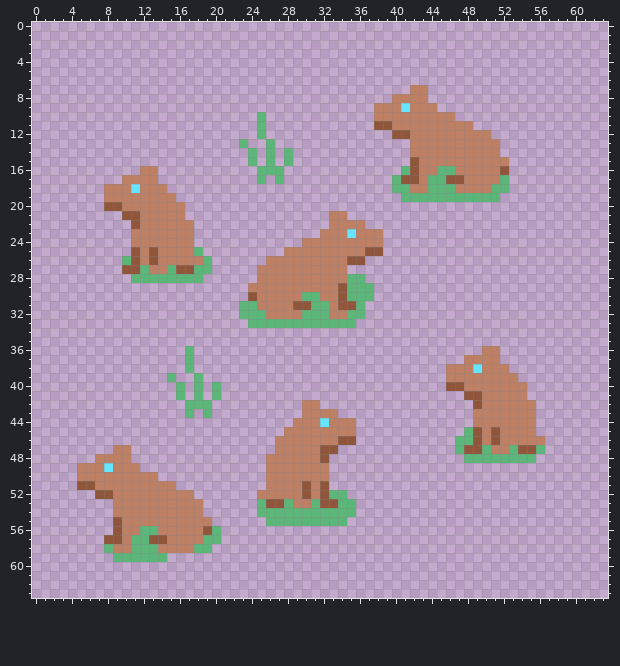
File history of a pixel-art sprite, sprites/pasture2.png. Above: the version before the commit.
The file is 256x256 pixels, drawn in blocks of 4x4; one block is one cell here.
After the commit:
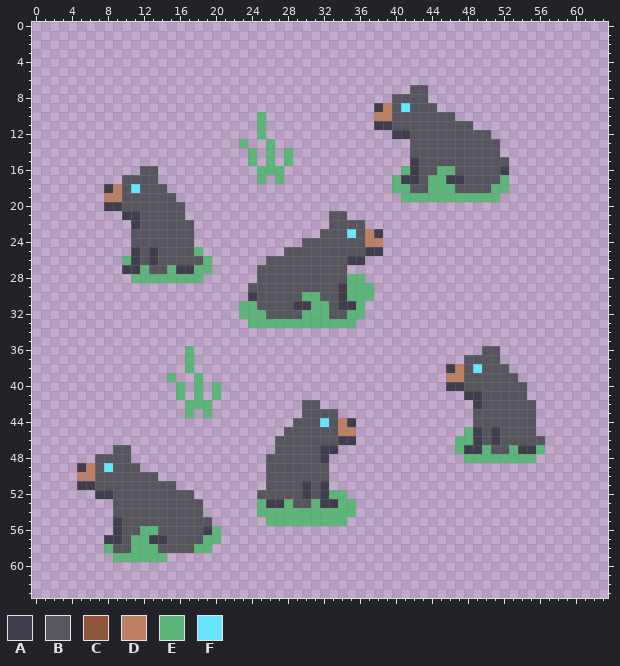
Palette (. is transparent): A #403e4d  B #57555d  C #8f563b  D #bd8064  E #5cb679  F #67e5ff
Changes in this commit:
Changed rows in their new state; - is an unchanged pixel.
first column x 8:
 7 ----------------------------------BB---------
 8 --------------------------------BBBB---------
 9 ------------------------------A-B-BBB--------
10 --------------------------------BBBBBBB------
11 ------------------------------AABBBBBBBBB----
12 --------------------------------AABBBBBBBBB--
13 ----------------------------------BBBBBBBBBB-
14 ----------------------------------BBBBBBBBBB-
15 ----------------------------------ABBBBBBBBBB
16 ----BB----------------------------ABB--BBBBBA
17 --BBBB---------------------------AAB--AABBBB-
18 A-B-BBB---------------------------BB---BBBB--
19 --BBBBBB-------------------------------------
20 AABBBBBBB------------------------------------
21 --AABBBBB----------------BB------------------
22 ---ABBBBBB---------------BBBB----------------
23 ---BBBBBBB--------------BBB-B-A--------------
24 ---BBBBBBB------------BBBBBBB----------------
25 ---ABABBBB----------BBBBBBBBBAA--------------
26 ---ABABBBBB-------BBBBBBBBBAA----------------
27 --AA-BB-AA-------BBBBBBBBBB------------------
28 -----------------BBBBBBBBBB------------------
29 ----------------BBBBBBBBBBA------------------
30 ----------------ABBBBB--BBA------------------
31 -----------------BBBBAA--BAA-----------------
32 ------------------BBBB---BB------------------
first column x 5:
36 ---------------------------------------------BB-----
37 -------------------------------------------BBBB-----
38 -----------------------------------------A-B-BBB----
39 -------------------------------------------BBBBBB---
40 -----------------------------------------AABBBBBBB--
41 -------------------------------------------AABBBBB--
42 -------------------------BB-----------------ABBBBBB-
43 -------------------------BBBB---------------BBBBBBB-
44 ------------------------BBB-B-A-------------BBBBBBB-
45 -----------------------BBBBBB---------------ABABBBB-
46 ----------------------BBBBBBBAA-------------ABABBBBB
47 ----BB----------------BBBBBAA--------------AA-BB-AA-
48 --BBBB---------------BBBBBBA------------------------
49 A-B-BBB--------------BBBBBBB------------------------
50 --BBBBBBB------------BBBBBBB------------------------
51 AABBBBBBBBB----------BBBBABA------------------------
52 --AABBBBBBBBB-------BBBBBABA------------------------
53 ----BBBBBBBBBB-------AA-BB-AA-----------------------
54 ----BBBBBBBBBB--------------------------------------
55 ----ABBBBBBBBBB-------------------------------------
56 ----ABB--BBBBBA-------------------------------------
57 ---AAB--AABBBB--------------------------------------
58 ----BB---BBBB---------------------------------------
Changed places in both pictures, as pixel boxes (x1, y1, x2, y2):
changed: (374, 85, 509, 193)
changed: (104, 166, 203, 274)
changed: (248, 211, 383, 319)
changed: (446, 346, 545, 454)
changed: (257, 400, 356, 508)
changed: (77, 445, 212, 553)
